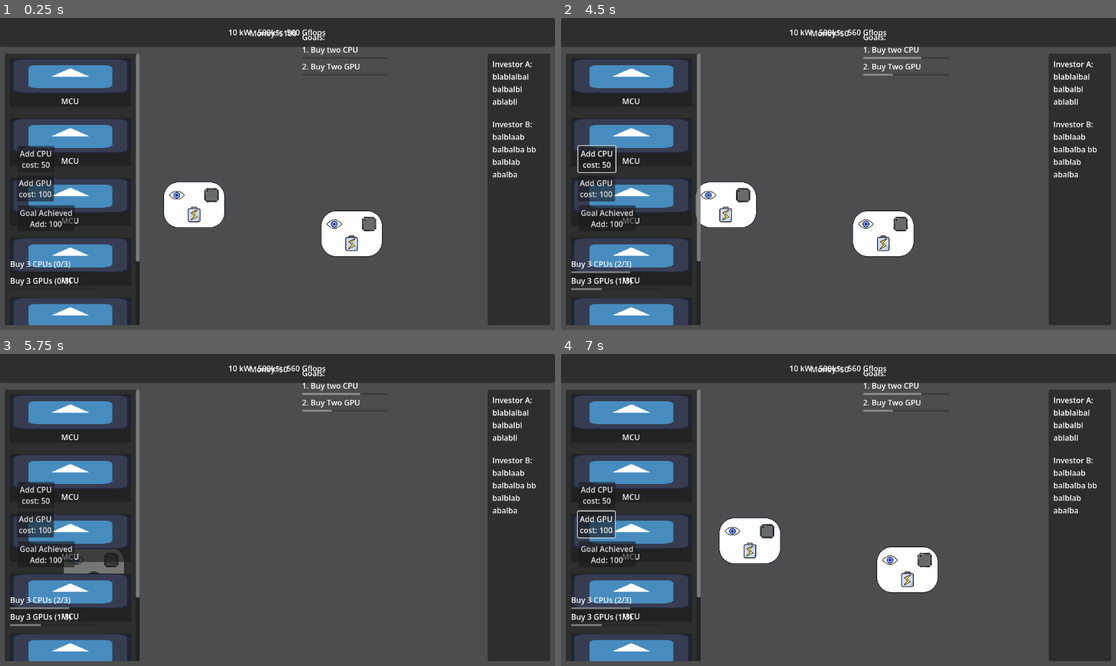
Above: before the commit, frames 1-4 (two rows, left to right).
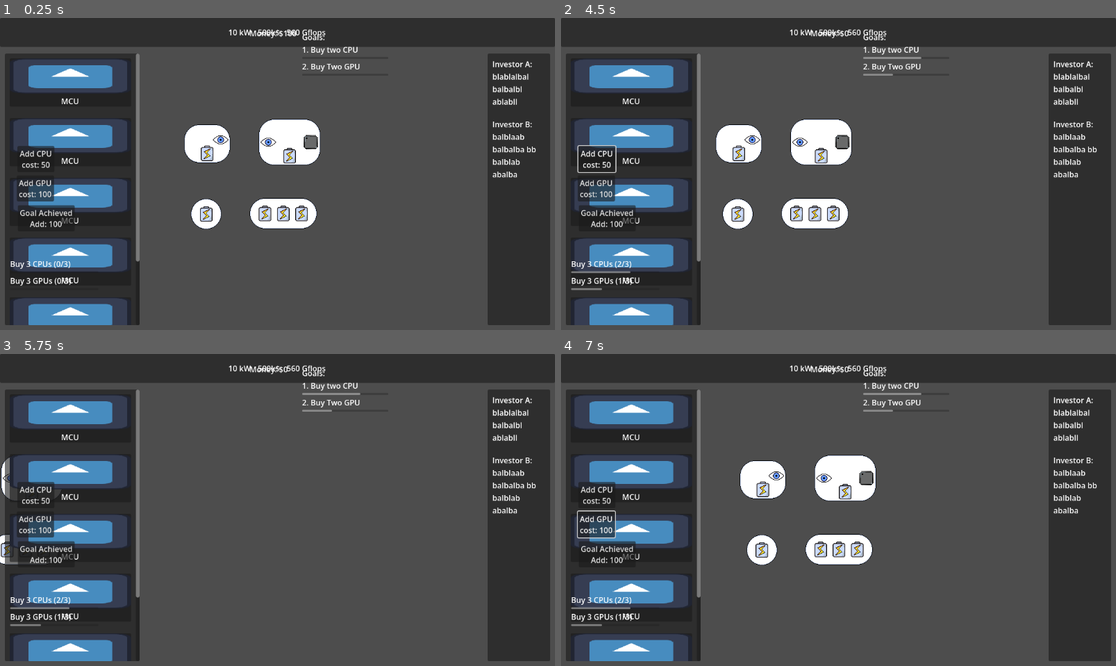
Above: after the commit, the same moments.

Repository: ARCsweden/GameJam2026SpringB
Game: Godot game, scene res://Scenes/Game/Game.tscn
Same seed, same stepped clock (60 frames per second), same inputs: the game is played once before the commit and once after it. The engine's default icon, where the game draws it, is replaced by a stand-in: a white triangle on a blue panel in a dark square.
Inputs (mouse positions are in pixels of both pictures, inside the frame that each line leads up to):
- Up to frame 1 (0.25 s): no input
- Up to frame 2 (4.5 s): click "Add GPU cost: 100" at 0.5 s; click "Goal Achieved Add: 100" at 1.25 s; click "Add CPU cost: 50" at 2 s; tap Enter at 2.75, 4.25 s; drag from (894, 223) to (738, 195) at 2.77 s; tap Space at 3.5 s; drag from (927, 223) to (738, 195) at 3.52 s; move the mouse to (910, 242) at 4.27 s; hold Right (pan_right) from 4.28 s (still down); click (910, 242) at 4.42 s
- Up to frame 3 (5.75 s): release Right (pan_right) at 5 s; drag from (22, 531) to (183, 559) at 5.02 s
- Up to frame 4 (7 s): move the mouse to (1005, 556) at 5.77 s; hold Left (pan_left) 5.78-6.5 s; click (1005, 556) at 5.92 s; drag from (666, 531) to (844, 578) at 6.52 s

The runs differ from the first frame. In frame 1, 6.3% of the frame differs, in the area x 29-69%, y 32-77%; in frame 2, 6.2%; in frame 3, 1.1%; in frame 4, 6.3%, in the area x 28-68%, y 32-77%.

Commit message:
Connections between nodes. Added a few simple nodes.

Diff:
--- /dev/null
+++ b/Scenes/Game/Nodes/battery_simple.tscn
@@ -0,0 +1,15 @@
+[gd_scene format=3 uid="uid://byqppitqlaym3"]
+
+[ext_resource type="PackedScene" uid="uid://ccnuk2wqctkw6" path="res://Scenes/Game/scematics_node.tscn" id="1_h3qgs"]
+[ext_resource type="PackedScene" uid="uid://papeltj4fgxv" path="res://Scenes/Game/node_slot.tscn" id="2_k250f"]
+
+[node name="BatterySimple" unique_id=1799637696 instance=ExtResource("1_h3qgs")]
+
+[node name="NinePatchRect" parent="." index="0" unique_id=2050590102]
+offset_right = 64.0
+offset_bottom = 64.0
+
+[node name="NodeSlot" parent="." index="1" unique_id=435795435 instance=ExtResource("2_k250f")]
+position = Vector2(32, 32)
+type = 1
+dir = 1
--- /dev/null
+++ b/Scenes/Game/Nodes/battery_super.tscn
@@ -0,0 +1,25 @@
+[gd_scene format=3 uid="uid://cak87gijsxlcr"]
+
+[ext_resource type="PackedScene" uid="uid://ccnuk2wqctkw6" path="res://Scenes/Game/scematics_node.tscn" id="1_ocx6o"]
+[ext_resource type="PackedScene" uid="uid://papeltj4fgxv" path="res://Scenes/Game/node_slot.tscn" id="2_bnbnk"]
+
+[node name="BatterySuper" unique_id=1799637696 instance=ExtResource("1_ocx6o")]
+
+[node name="NinePatchRect" parent="." index="0" unique_id=2050590102]
+offset_right = 140.0
+offset_bottom = 64.0
+
+[node name="NodeSlot" parent="." index="1" unique_id=435795435 instance=ExtResource("2_bnbnk")]
+position = Vector2(32, 32)
+type = 1
+dir = 1
+
+[node name="NodeSlot2" parent="." index="2" unique_id=1184792835 instance=ExtResource("2_bnbnk")]
+position = Vector2(70, 32)
+type = 1
+dir = 1
+
+[node name="NodeSlot3" parent="." index="3" unique_id=757575105 instance=ExtResource("2_bnbnk")]
+position = Vector2(108, 32)
+type = 1
+dir = 1
--- /dev/null
+++ b/Scenes/Game/Nodes/camera_simple.tscn
@@ -0,0 +1,25 @@
+[gd_scene format=3 uid="uid://bopvl8m66kr2b"]
+
+[ext_resource type="PackedScene" uid="uid://ccnuk2wqctkw6" path="res://Scenes/Game/scematics_node.tscn" id="1_un01p"]
+[ext_resource type="PackedScene" uid="uid://papeltj4fgxv" path="res://Scenes/Game/node_slot.tscn" id="2_hgnmj"]
+[ext_resource type="Texture2D" uid="uid://dybjbmwqss7du" path="res://Assets/Art/vision.png" id="3_cq2aq"]
+
+[node name="CameraSimple" unique_id=1799637696 instance=ExtResource("1_un01p")]
+
+[node name="NinePatchRect" parent="." index="0" unique_id=2050590102]
+offset_right = 96.0
+offset_bottom = 80.0
+
+[node name="NodeSlot" parent="." index="1" unique_id=435795435 instance=ExtResource("2_hgnmj")]
+position = Vector2(48, 60)
+type = 1
+
+[node name="NodeSlot3" parent="." index="2" unique_id=1138025575 instance=ExtResource("2_hgnmj")]
+position = Vector2(76, 32)
+type = 2
+dir = 1
+
+[node name="Sprite" parent="NodeSlot3" index="1" unique_id=883112050]
+texture = ExtResource("3_cq2aq")
+
+[editable path="NodeSlot3"]
--- /dev/null
+++ b/Scenes/Game/Nodes/object_detection.tscn
@@ -0,0 +1,30 @@
+[gd_scene format=3 uid="uid://cd2mf4640gwy6"]
+
+[ext_resource type="PackedScene" uid="uid://ccnuk2wqctkw6" path="res://Scenes/Game/scematics_node.tscn" id="1_fmxes"]
+[ext_resource type="PackedScene" uid="uid://papeltj4fgxv" path="res://Scenes/Game/node_slot.tscn" id="2_j1vgl"]
+[ext_resource type="Texture2D" uid="uid://dybjbmwqss7du" path="res://Assets/Art/vision.png" id="3_8n4vn"]
+[ext_resource type="Texture2D" uid="uid://dl4e8na64nkak" path="res://Assets/Art/mcu.png" id="4_spijq"]
+
+[node name="ObjectDetection" unique_id=1799637696 instance=ExtResource("1_fmxes")]
+
+[node name="NodeSlot" parent="." index="1" unique_id=435795435 instance=ExtResource("2_j1vgl")]
+position = Vector2(20, 48)
+type = 2
+
+[node name="Sprite" parent="NodeSlot" index="1" unique_id=883112050]
+texture = ExtResource("3_8n4vn")
+
+[node name="NodeSlot2" parent="." index="2" unique_id=138805625 instance=ExtResource("2_j1vgl")]
+position = Vector2(64, 76)
+type = 1
+
+[node name="NodeSlot3" parent="." index="3" unique_id=112302833 instance=ExtResource("2_j1vgl")]
+position = Vector2(108, 48)
+type = 3
+dir = 1
+
+[node name="Sprite" parent="NodeSlot3" index="1" unique_id=883112050]
+texture = ExtResource("4_spijq")
+
+[editable path="NodeSlot"]
+[editable path="NodeSlot3"]
--- a/Scenes/Game/Schematic.tscn
+++ b/Scenes/Game/Schematic.tscn
@@ -1,7 +1,11 @@
 [gd_scene format=3 uid="uid://kk50qp4e2lch"]
 
 [ext_resource type="Script" uid="uid://t8w8da7gera8" path="res://Scenes/Game/schematic.gd" id="1_3p7ui"]
-[ext_resource type="PackedScene" uid="uid://ccnuk2wqctkw6" path="res://Scenes/Game/scematics_node.tscn" id="2_npapt"]
+[ext_resource type="Script" uid="uid://cv1fxeve2avql" path="res://Scenes/Game/connection_manager.gd" id="2_xn3cd"]
+[ext_resource type="PackedScene" uid="uid://byqppitqlaym3" path="res://Scenes/Game/Nodes/battery_simple.tscn" id="3_xn3cd"]
+[ext_resource type="PackedScene" uid="uid://cak87gijsxlcr" path="res://Scenes/Game/Nodes/battery_super.tscn" id="4_hqwk4"]
+[ext_resource type="PackedScene" uid="uid://bopvl8m66kr2b" path="res://Scenes/Game/Nodes/camera_simple.tscn" id="5_bb6ld"]
+[ext_resource type="PackedScene" uid="uid://cd2mf4640gwy6" path="res://Scenes/Game/Nodes/object_detection.tscn" id="6_rs2g2"]
 
 [node name="Schematic" type="Node2D" unique_id=1559803732]
 script = ExtResource("1_3p7ui")
@@ -9,8 +13,17 @@
 [node name="Camera2D" type="Camera2D" parent="." unique_id=734684311]
 position_smoothing_enabled = true
 
-[node name="ScematicsNode" parent="." unique_id=1799637696 instance=ExtResource("2_npapt")]
-position = Vector2(90, 76)
+[node name="ConnectionManager" type="Node2D" parent="." unique_id=138402269]
+script = ExtResource("2_xn3cd")
 
-[node name="ScematicsNode2" parent="." unique_id=310915764 instance=ExtResource("2_npapt")]
-position = Vector2(-237, 16)
+[node name="ScematicsNode" parent="." unique_id=1799637696 instance=ExtResource("3_xn3cd")]
+position = Vector2(-180, 51)
+
+[node name="BatterySuper" parent="." unique_id=1389823244 instance=ExtResource("4_hqwk4")]
+position = Vector2(-58, 50)
+
+[node name="CameraSimple" parent="." unique_id=944194375 instance=ExtResource("5_bb6ld")]
+position = Vector2(-194, -103)
+
+[node name="ObjectDetection" parent="." unique_id=2018207026 instance=ExtResource("6_rs2g2")]
+position = Vector2(-39, -114)
--- /dev/null
+++ b/Scenes/Game/connection_manager.gd
@@ -0,0 +1,67 @@
+extends Node2D
+
+var line : Line2D = null
+var start : NodeSlot = null
+var end : NodeSlot = null
+var connection_type : ResourceTypes.RT = ResourceTypes.RT.NONE
+
+var connections : Array[Connection] = []
+
+func _ready() -> void:
+	SignalBus.slot_entered.connect(_on_slot_entered)
+	SignalBus.slot_exited.connect(_on_slot_exited)
+
+# Called every frame. 'delta' is the elapsed time since the previous frame.
+func _process(_delta: float) -> void:
+	# Update position of existing connections
+	for c in connections:
+		c.update_line()
+	# Update position of line
+	if line:
+		line.points[0] = start.global_position
+		if end:
+			line.points[1] = end.global_position
+		else:
+			line.points[1] = get_global_mouse_position()
+
+func _unhandled_input(event: InputEvent) -> void:
+	if event is InputEventMouseButton and event.pressed == false:
+		if event.button_index == MOUSE_BUTTON_LEFT:
+			if line: # Finish connection
+				# Add connection to list if the line is valid
+				if end and start.type == end.type and start.dir != end.dir:
+					var connection = Connection.new()
+					connection.line = line
+					connection.start = start
+					connection.end = end
+					connections.append(connection)
+				# Clear old line/start/end
+				else:
+					remove_child(line)
+					line.queue_free()
+				line = null
+				start = null
+				end = null
+			elif start: # Create new connection
+				# Create line
+				line = Line2D.new()
+				line.add_point(start.global_position)
+				line.add_point(get_global_mouse_position())
+				add_child(line)
+
+func _on_slot_entered(node: NodeSlot) -> void:
+	if line:
+		end = node
+		if start.type != end.type or start.dir == end.dir:
+			line.modulate = Color.RED
+		else:
+			line.modulate = Color.GREEN
+	else:
+		start = node
+
+func _on_slot_exited(_node: NodeSlot) -> void:
+	if line:
+		end = null
+		line.modulate = Color.WHITE
+	else:
+		start = null
--- a/Scenes/Game/node_slot.gd
+++ b/Scenes/Game/node_slot.gd
@@ -1,11 +1,16 @@
+class_name NodeSlot
 extends Node2D
 
 @onready var area2d : Area2D = $Area2D
 @onready var activation_sprite : Sprite2D = $ActivationSprite
 
+@export var type : ResourceTypes.RT
+@export var dir : ResourceTypes.DIR
 
 func _on_slot_entered():
+	SignalBus.slot_entered.emit(self)
 	activation_sprite.show()
 
 func _on_slot_exited():
+	SignalBus.slot_exited.emit(self)
 	activation_sprite.hide()
--- a/Scenes/Game/node_slot.tscn
+++ b/Scenes/Game/node_slot.tscn
@@ -9,6 +9,7 @@
 
 [node name="NodeSlot" type="Node2D" unique_id=435795435]
 script = ExtResource("1_weota")
+type = null
 
 [node name="ActivationSprite" type="Sprite2D" parent="." unique_id=1425754640]
 visible = false
--- a/Scenes/Game/scematics_node.gd
+++ b/Scenes/Game/scematics_node.gd
@@ -3,22 +3,4 @@
 
 @onready var ninepatch : NinePatchRect = $NinePatchRect
 
-@onready var inputs : Node2D = $InputSlots
-@onready var outputs : Node2D = $OutputSlots
-@onready var power : Node2D = $PowerSlots
-
-# Called when the node enters the scene tree for the first time.
-func _ready() -> void:
-	#TODO: Clear placeholders
-	return
-	for n in inputs.get_children():
-		inputs.remove_child(n)
-		n.queue_free()
-	for n in outputs.get_children():
-		outputs.remove_child(n)
-		n.queue_free()
-	for n in power.get_children():
-		power.remove_child(n)
-		n.queue_free()
-
-#TODO: Initialize node with the correct slots
+#TODO: Common logic for all nodes (drag and drop)
--- a/Scenes/Game/scematics_node.tscn
+++ b/Scenes/Game/scematics_node.tscn
@@ -2,9 +2,6 @@
 
 [ext_resource type="Texture2D" uid="uid://p1wpvwl2csap" path="res://Assets/Art/node.png" id="1_2gwpg"]
 [ext_resource type="Script" uid="uid://c0seprcog42nt" path="res://Scenes/Game/scematics_node.gd" id="1_kixod"]
-[ext_resource type="PackedScene" uid="uid://papeltj4fgxv" path="res://Scenes/Game/node_slot.tscn" id="3_ogetc"]
-[ext_resource type="Texture2D" uid="uid://dybjbmwqss7du" path="res://Assets/Art/vision.png" id="4_lfa5q"]
-[ext_resource type="Texture2D" uid="uid://dl4e8na64nkak" path="res://Assets/Art/mcu.png" id="5_2kh5k"]
 
 [node name="ScematicsNode" type="Node2D" unique_id=1799637696]
 script = ExtResource("1_kixod")
@@ -17,27 +14,3 @@
 patch_margin_top = 32
 patch_margin_right = 32
 patch_margin_bottom = 32
-
-[node name="InputSlots" type="Node2D" parent="." unique_id=838834942]
-position = Vector2(28, 28)
-
-[node name="NodeSlot" parent="InputSlots" unique_id=435795435 instance=ExtResource("3_ogetc")]
-
-[node name="Sprite" parent="InputSlots/NodeSlot" index="0" unique_id=883112050]
-texture = ExtResource("4_lfa5q")
-
-[node name="OutputSlots" type="Node2D" parent="." unique_id=1898821160]
-position = Vector2(100, 28)
-
-[node name="NodeSlot" parent="OutputSlots" unique_id=1270963597 instance=ExtResource("3_ogetc")]
-
-[node name="Sprite" parent="OutputSlots/NodeSlot" index="0" unique_id=883112050]
-texture = ExtResource("5_2kh5k")
-
-[node name="PowerSlots" type="Node2D" parent="." unique_id=1426843035]
-position = Vector2(64, 68)
-
-[node name="NodeSlot" parent="PowerSlots" unique_id=500641076 instance=ExtResource("3_ogetc")]
-
-[editable path="InputSlots/NodeSlot"]
-[editable path="OutputSlots/NodeSlot"]
--- a/Scripts/Pipeline.gd
+++ b/Scripts/Pipeline.gd
@@ -16,19 +16,19 @@
 
 func _on_click_input(): #make this happen whenver the object this placed on is clicked.
 	SignalBus.click_cancel.emit()
-	SignalBus.click_output.connect()
-	SignalBus.click_cancel.connect()
+	#SignalBus.click_output.connect()
+	#SignalBus.click_cancel.connect()
 	print("listening for output clicks")
 
 func _on_click_output(object):
 	join(object)
-	SignalBus.click_output.disconnect()
-	SignalBus.click_cancel.disconnect()
+	#SignalBus.click_output.disconnect()
+	#SignalBus.click_cancel.disconnect()
 	print("output heard")
 
-func _on_click_cancell():
-	SignalBus.click_output.disconnect()
-	SignalBus.click_cancel.disconnect()
+func _on_click_cancel():
+	#SignalBus.click_output.disconnect()
+	#SignalBus.click_cancel.disconnect()
 	print("linking cancelled")
 
 func join(endpoint: Node2D):
@@ -42,7 +42,7 @@
 func _free():
 	Endpoint = null
 	draw()
-	_on_click_cancell()
+	_on_click_cancel()
 
 func draw():
 	if self!=null and Endpoint!=null: #both points exists
--- a/Scripts/SignalBus.gd
+++ b/Scripts/SignalBus.gd
@@ -3,3 +3,6 @@
 signal click_output(object_clicked : Node)
 
 signal click_cancel()
+
+signal slot_entered(slot: NodeSlot)
+signal slot_exited(slot: NodeSlot)
--- /dev/null
+++ b/Scripts/connection.gd
@@ -0,0 +1,12 @@
+class_name Connection
+extends Node
+
+var line : Line2D = null
+var start : NodeSlot = null
+var end : NodeSlot = null
+var connection_type : ResourceTypes.RT = ResourceTypes.RT.NONE
+
+func update_line() -> void:
+	if line and start and end:
+		line.points[0] = start.global_position
+		line.points[1] = end.global_position
--- /dev/null
+++ b/Scripts/resource_types.gd
@@ -0,0 +1,13 @@
+extends Node
+
+enum RT {
+	NONE,
+	POWER,
+	VISION,
+	COMPUTE,
+}
+
+enum DIR {
+	IN,
+	OUT,
+}
--- a/project.godot
+++ b/project.godot
@@ -22,6 +22,7 @@
 SignalBus="*uid://b4eipu7hxs7ow"
 EconomyManager="*uid://idr0nthsuonq"
 GoalManager="*uid://mawq8hvpvfie"
+ResourceTypes="*uid://ct7hi2a06sqef"
 
 [input]
 
Not shown, added: Scenes/Game/connection_manager.gd.uid
Not shown, added: Scripts/connection.gd.uid
Not shown, added: Scripts/resource_types.gd.uid
